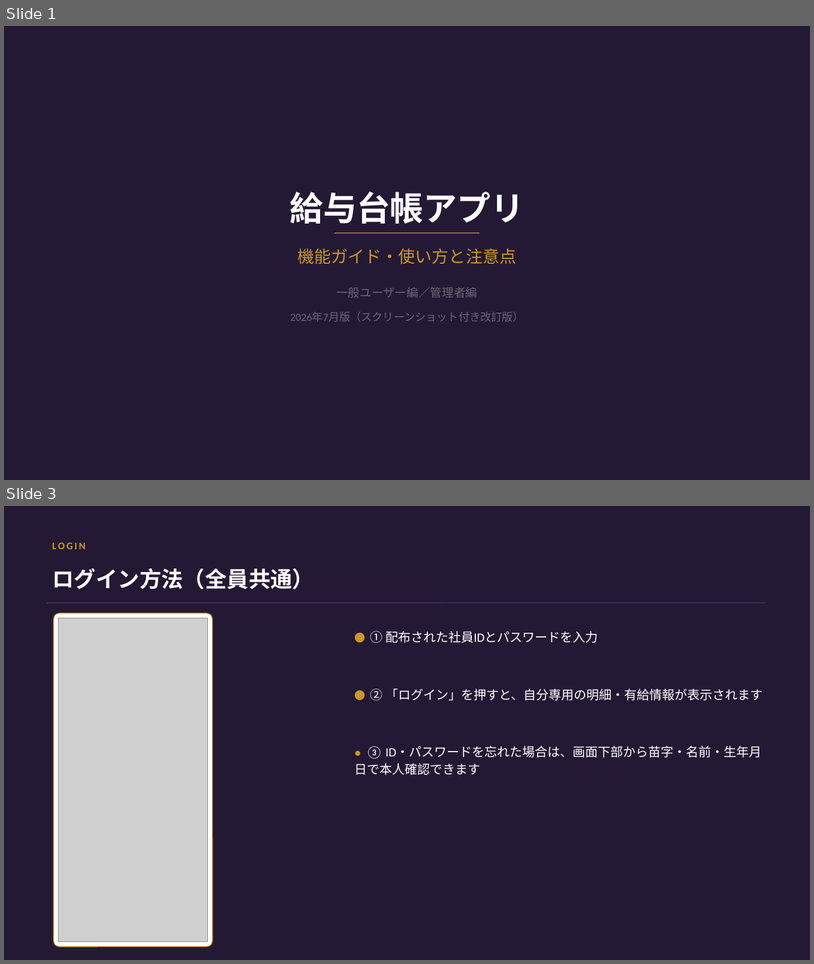
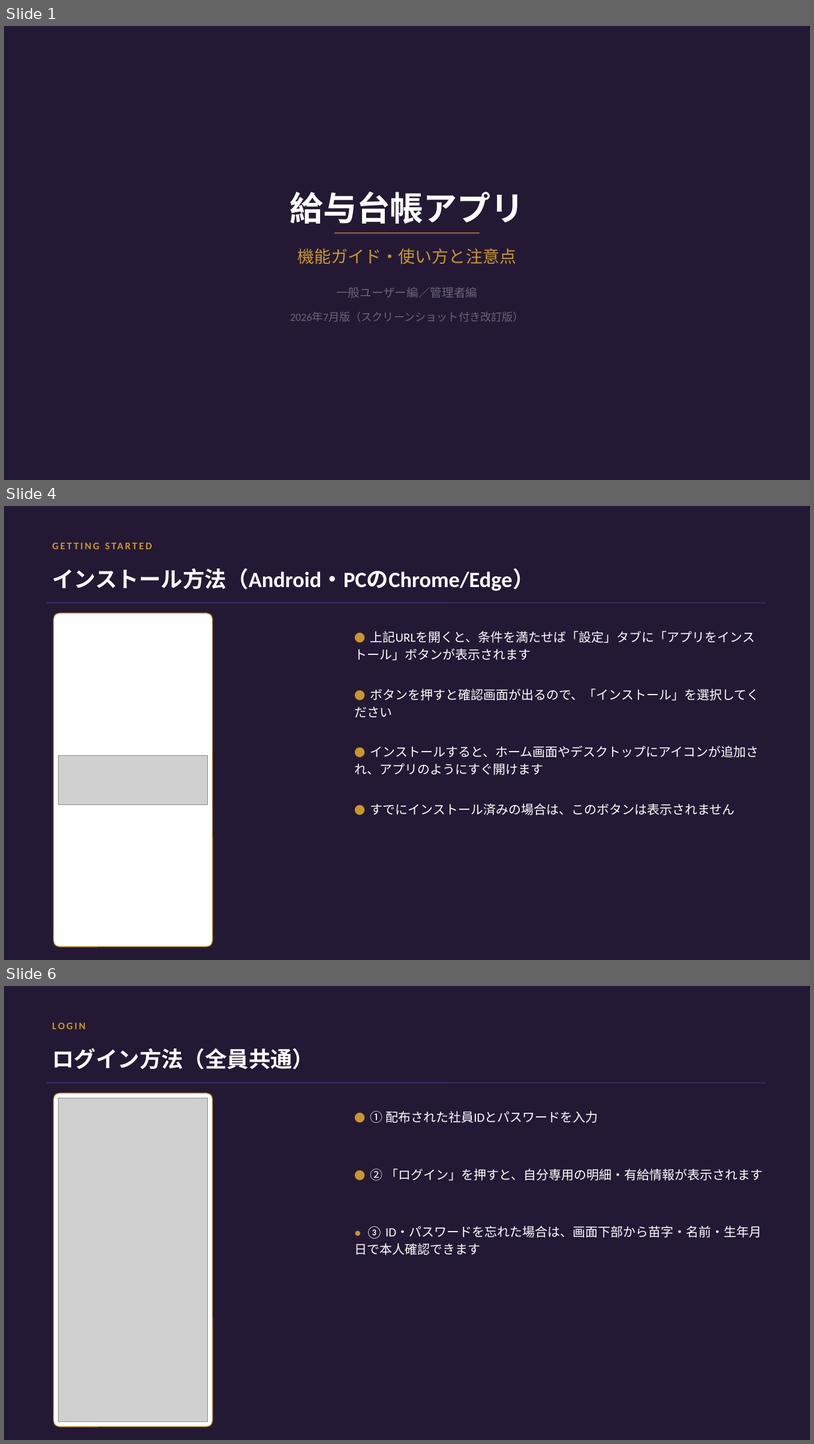
Before and after one commit to kawabataaoi/TestKyuuyomeisai, a slide deck: 給与台帳アプリ_機能ガイド.pptx. Shown one above the other, each under a label of ours: slides 1 and 3 before the commit, slides 1, 4 and 6 after it; the slides between them are not shown. The pictures are 814x964 and 814x1444 pixels, drawn with LibreOffice and Linux fonts; fonts in the diff are those of the drawing; grey boxes stand for pictures. Boxes give left, top, right and bottom in pixels: in the first picture for what was removed or moved away, otherwise in the second. Text is boxed around its words. In the diff, an @@ line names an element or a change of style, - is before the commit and + after.

```diff
--- a/給与台帳アプリ_機能ガイド.pptx
+++ b/給与台帳アプリ_機能ガイド.pptx
@@ slide 4 added at [4, 506, 810, 960], background #241934 @@
@@ text added at [47, 533, 410, 558], 12 pt, text #C9962C, bold @@
+GETTING STARTED
@@ text added at [52, 568, 534, 591], 26 pt, text #FFFFFF, bold @@
+インストール方法（Android・PCのChrome/Edge）
@@ line added from (47, 603) to (766, 603), #3D2960 1.5 pt @@
@@ rounded rectangle added at [54, 613, 213, 946], fill #FFFFFF, outline #C9962C 1 pt @@
@@ text added at [354, 631, 755, 660], 15 pt, text #FFFFFF @@
+● 上記URLを開くと、条件を満たせば「設定」タブに「アプリをインストール」ボタンが表示されます
@@ text added at [354, 688, 759, 717], 15 pt, text #FFFFFF @@
+● ボタンを押すと確認画面が出るので、「インストール」を選択してください
@@ picture added at [59, 755, 208, 805] @@
@@ text added at [354, 745, 759, 775], 15 pt, text #FFFFFF @@
+● インストールすると、ホーム画面やデスクトップにアイコンが追加され、アプリのようにすぐ開けます
@@ text added at [371, 803, 735, 815], 15 pt, text #FFFFFF @@
+● すでにインストール済みの場合は、このボタンは表示されません
@@ what was slide 3 is now slide 6 @@
```
Also in this commit, not shown: 1 slide changed, 5 other slides added.
